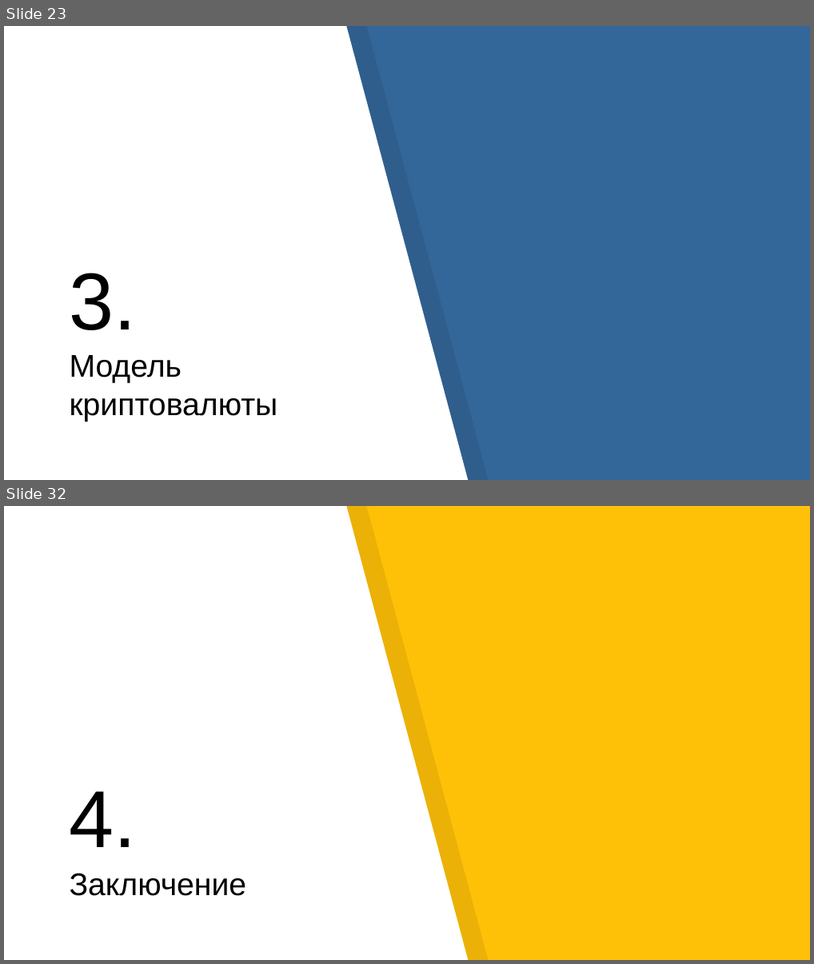
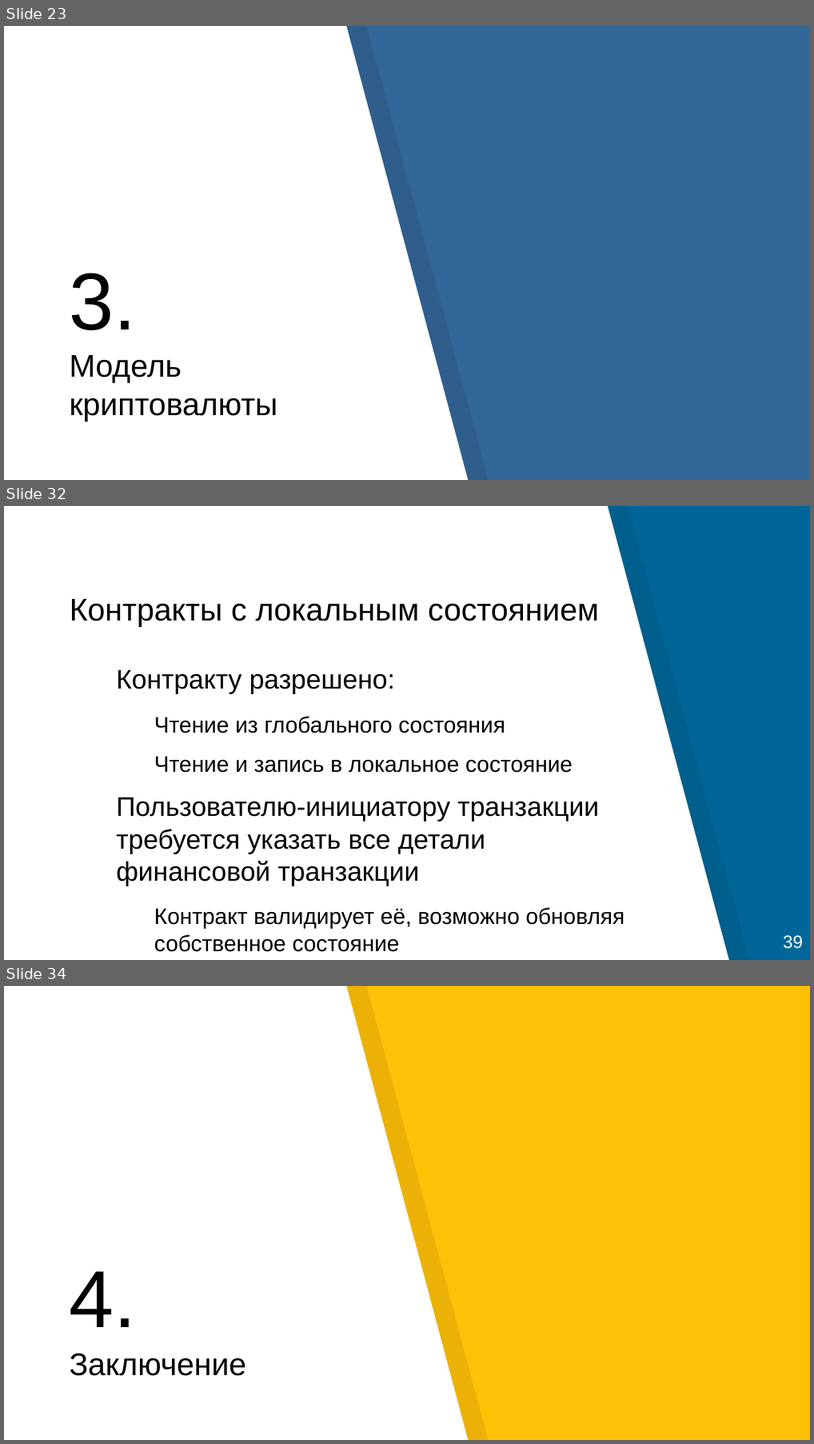
Before and after one commit to georgeee/itmo-master-thesis, a slide deck: presentation.odp. Shown one above the other, each under a label of ours: slides 23 and 32 before the commit, slides 23, 32 and 34 after it; the slides between them are not shown. The pictures are 814x964 and 814x1444 pixels, drawn with LibreOffice and Linux fonts; fonts in the diff are those of the drawing. Boxes give left, top, right and bottom in pixels: in the first picture for what was removed or moved away, otherwise in the second. Text is boxed around its words. In the diff, an @@ line names an element or a change of style, - is before the commit and + after.

```diff
--- a/presentation.odp
+++ b/presentation.odp
@@ slide 32 added at (4,506,810,960), background #006699 @@
@@ freeform shape added at (4,506,730,960), fill #FFFFFF @@
@@ freeform shape added at (24,506,750,960), fill #000000 at 8% opacity @@
@@ title added at (70,599,599,627), 28 pt, text #000000 @@
+Контракты с локальным состоянием
@@ text added at (116,670,626,952), 20 pt, text #000000 @@
+● Контракту разрешено:
+  − Чтение из глобального состояния
+  − Чтение и запись в локальное состояние
+● Пользователю-инициатору транзакции требуется указать все детали финансовой транзакции
+  − Контракт валидирует её, возможно обновляя собственное состояние
@@ text added at (783,935,803,948), 16 pt, text #FFFFFF @@
+39
@@ what was slide 32 is now slide 34 @@
```
Also in this commit, not shown: 31 slides changed, 2 other slides added, 1 slide removed, 1 other file.
